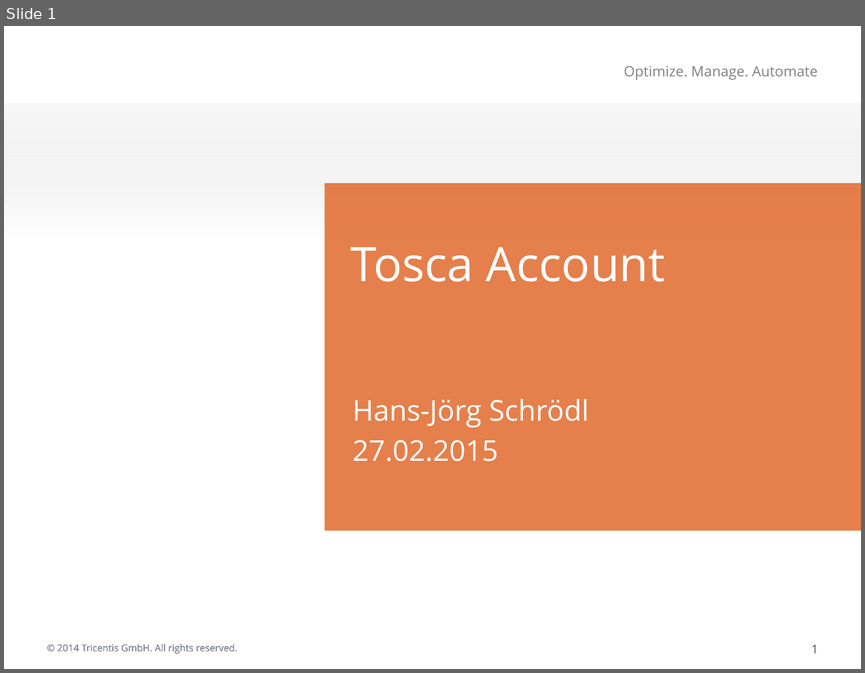
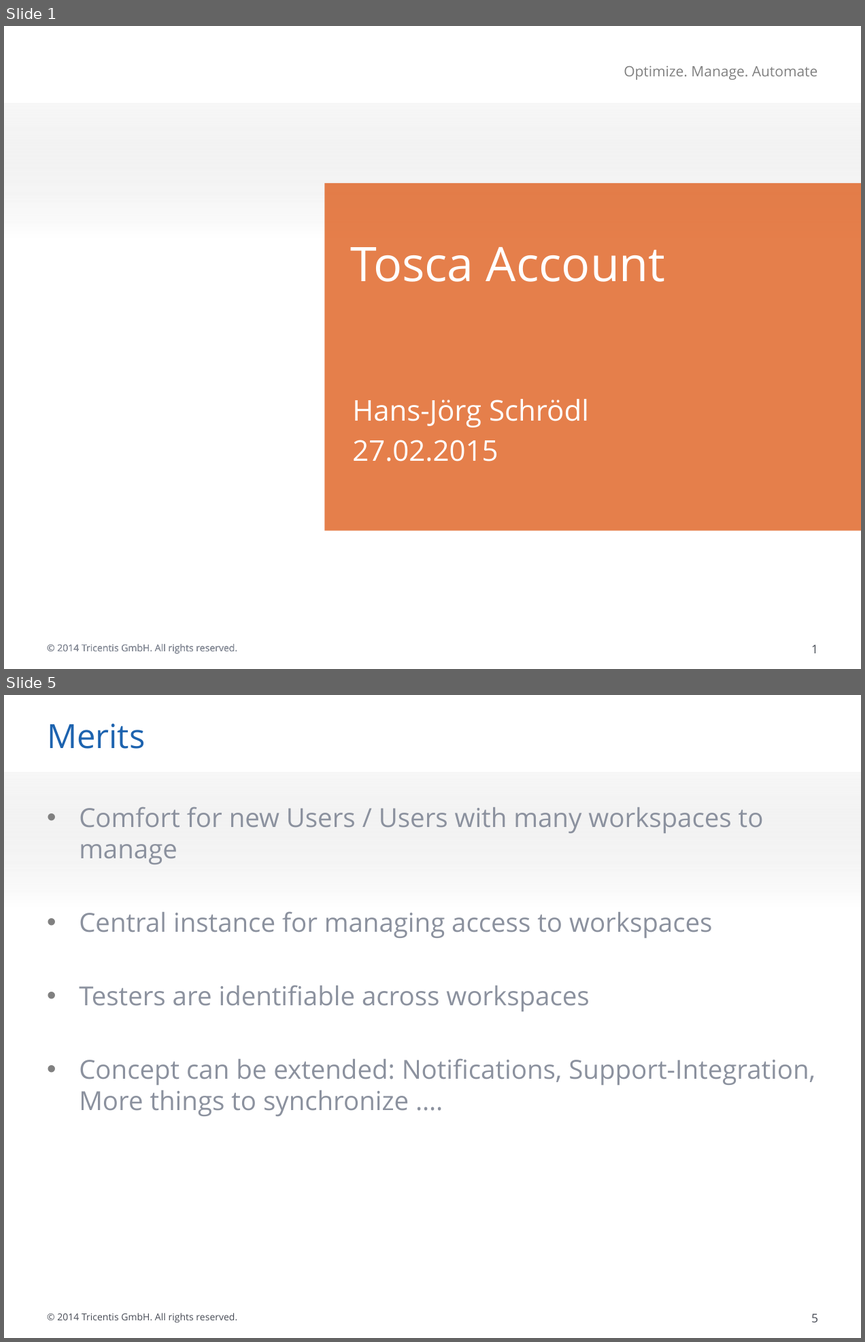
Before and after one commit to hschne/tosca-user-account, a slide deck: tosca-account-demo.pptx. Shown one above the other, each under a label of ours: slide 1 before the commit, slides 1 and 5 after it; the slides between them are not shown. The pictures are 865x673 and 865x1342 pixels, drawn with LibreOffice and Linux fonts; fonts in the diff are those of the drawing; background and template pictures are left out. Boxes give left, top, right and bottom in pixels: in the first picture for what was removed or moved away, otherwise in the second. Text is boxed around its words. In the diff, an @@ line names an element or a change of style, - is before the commit and + after.

```diff
--- a/tosca-account-demo.pptx
+++ b/tosca-account-demo.pptx
@@ slide 5 added at (4,695,861,1338), background #FFFFFF; not listed: 3 template elements that a slide beside it also shows @@
@@ title added at (47,724,145,749), 28 pt, text #1D63AF @@
+Merits
@@ text added at (79,807,815,1116), 22 pt, text #8B919E @@
+• Comfort for new Users / Users with many workspaces to manage
+• Central instance for managing access to workspaces
+• Testers are identifiable across workspaces
+• Concept can be extended: Notifications, Support-Integration, More things to synchronize ….
```
Also in this commit, not shown: 3 other slides added, 1 slide removed.
